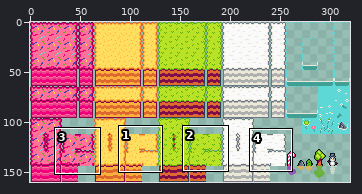
Pixel-art file -- Assets/Sprites/Dropy Blocky Tileset.aseprite. Above, an overview of the earlier version with the close-up marked.
Close-up. Earlier state:
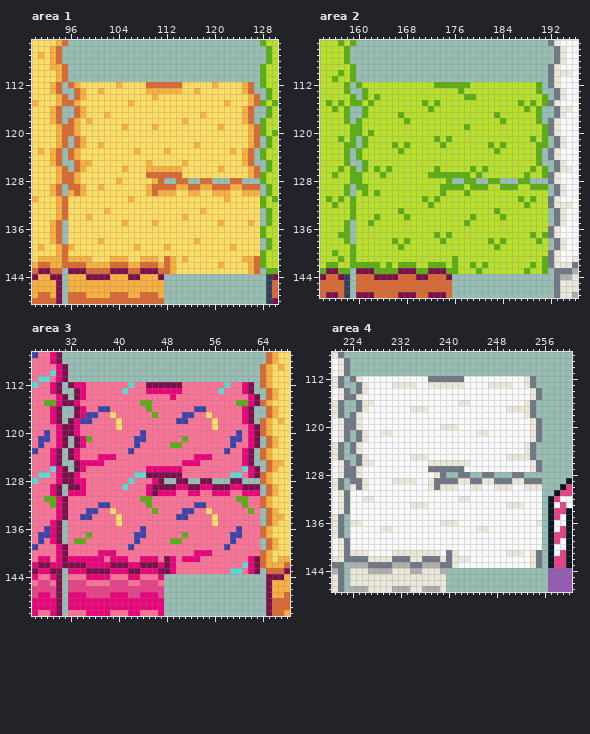
320x160 pixels, 1 frame. Shown: area 1: x 90..130, y 105..148; area 2: x 154..196, y 105..147; area 3: x 26..68, y 107..150; area 4: x 221..260, y 108..147. The commit also changed other parts of the picture, which this record leaves out.
Once edited:
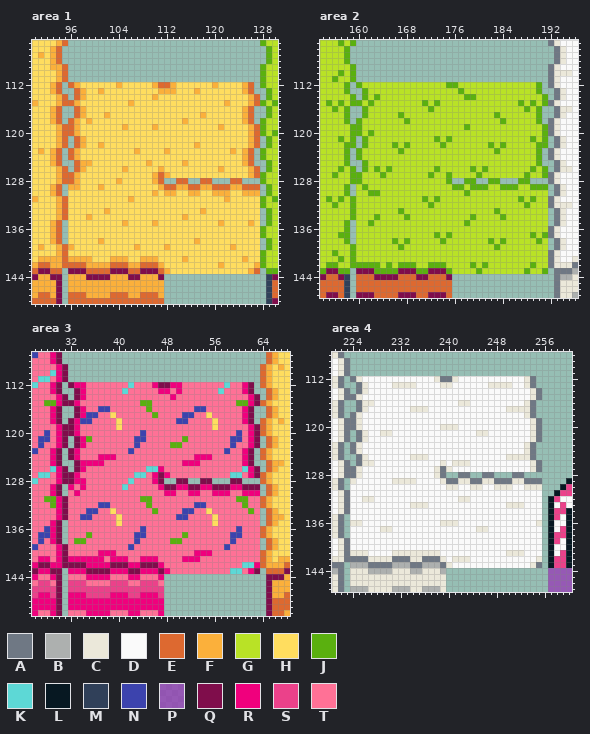
Palette (. is transparent): A #6f7884  B #adb0af  C #ebe8da  D #fafafa  E #dd6930  F #fbb03b  G #b9e226  H #ffdd5f  J #5ab00f  K #5dd8d6  L #071822  M #304059  N #3c43ad  P #962bb5af  Q #7f0d4b  R #f0007d  S #eb418a  T #ff7196
What changed:
Changed rows in their new state; - is an unchanged pixel.
Area 1:
first column x 109:
112 HF--FH
113 HH---H
first column x 96:
126 -------------HH-HHH
127 -------------HF-FHH
129 FFH----------HHF---
130 HHH----------HFH---
first column x 112:
141 HH------------HH
142 HH------------HF
143 FH--------------
Area 2:
first column x 173:
112 GG--GG
first column x 160:
127 -------------GG-GGG
129 G-------------GG---
130 -GJ-----------G----
first column x 176:
141 G--------------G
142 G--------------G
143 G---------------
Area 3:
first column x 45:
112 TR--RR
113 TT--T-
first column x 32:
126 -------------KK-TTT
127 -------------TR-RTT
129 RT-----------TTR---
130 T-T----------TTT---
first column x 48:
141 TT------------TT
142 TT------------KR
143 RT--------------
Area 4:
first column x 237:
112 DC--CD
113 DD--DD
first column x 224:
126 -------------DD-D--
127 -------------DC-CDD
129 CDD----------DDC---
130 DDD----------DDD---
first column x 240:
141 DD------------DD
142 D-------------DC
143 CD--------------
